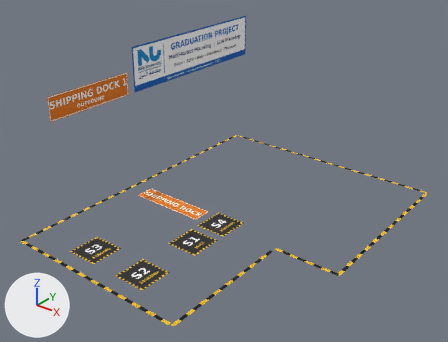
The COLLADA model Sim/models/shipping_dock_layout/meshes/mesh.dae, before and after one commit.
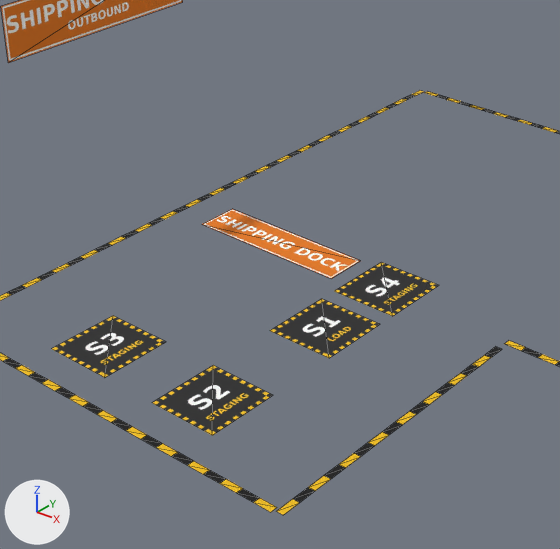
Each version appears first whole from a camera (50 mm lens) standing at (7.85, -14.68, 11.38) and looking at (-4.41, 0.64, 1.89), and next in a close-up on the part from 10% to 67% of the width and 28% to 100% of the height. Lighting does not change. The marker at lower left points along +X, +Y and +Z. The older version's two pictures come first. The close-ups show mesh edges as thin lines. Vertices at exactly the same position are counted once.
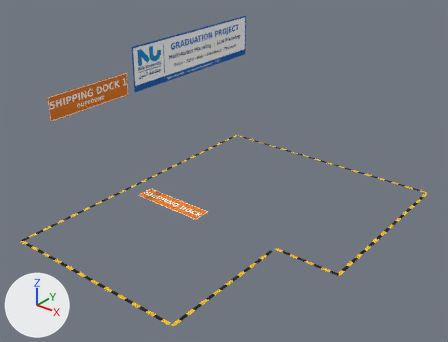
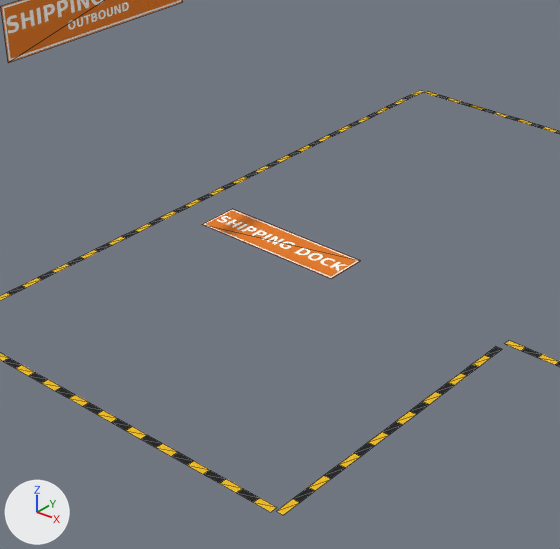
Location of each change, [x1, y1, x2, y2] in pixels of the close-ups (560 x 549 px):
part 1 of me_mesh, deleted
    before: [335, 262, 439, 316]
part 2 of me_mesh, deleted
    before: [270, 299, 380, 358]
part 3 of me_mesh, deleted
    before: [52, 316, 165, 377]
part 4 of me_mesh, deleted
    before: [153, 365, 273, 436]

Edits to the bpy script that builds the scene:
```text
Change me_mesh:
    used by ob_mesh; location = (0.0, 0.0, 0.0)
    remove me_mesh.from_pydata(...)  # 326 vertices, 296 faces; spans x -8.88..0.66, y -4.96..7.8, z 0.0..5.53
    add me_mesh.from_pydata(...)  # 310 vertices, 288 faces; spans x -8.88..0.66, y -4.96..7.8, z 0.0..5.53
    me_mesh part 1: the loose piece of 4 vertices spanning x -4.8..-3.6, y -0.4..0.8, z 0.0 is deleted
    me_mesh part 2: the loose piece of 4 vertices spanning x -4.8..-3.6, y -1.9..-0.7, z 0.0 is deleted
    me_mesh part 3: the loose piece of 4 vertices spanning x -7.0..-5.8, y -4.3..-3.1, z 0.0 is deleted
    me_mesh part 4: the loose piece of 4 vertices spanning x -4.8..-3.6, y -4.3..-3.1, z 0.0 is deleted
    remove me_mesh.materials.append(mat_s1)  # picture img_s1_jpg
    remove me_mesh.materials.append(mat_s2)  # picture img_s2_jpg
    remove me_mesh.materials.append(mat_s3)  # picture img_s3_jpg
    remove me_mesh.materials.append(mat_s4)  # picture img_s4_jpg
```
